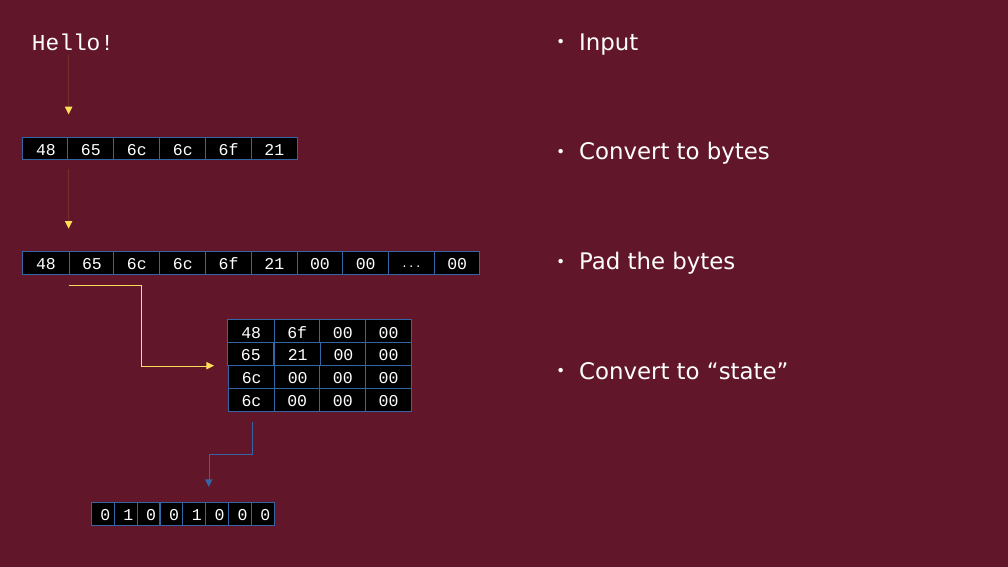
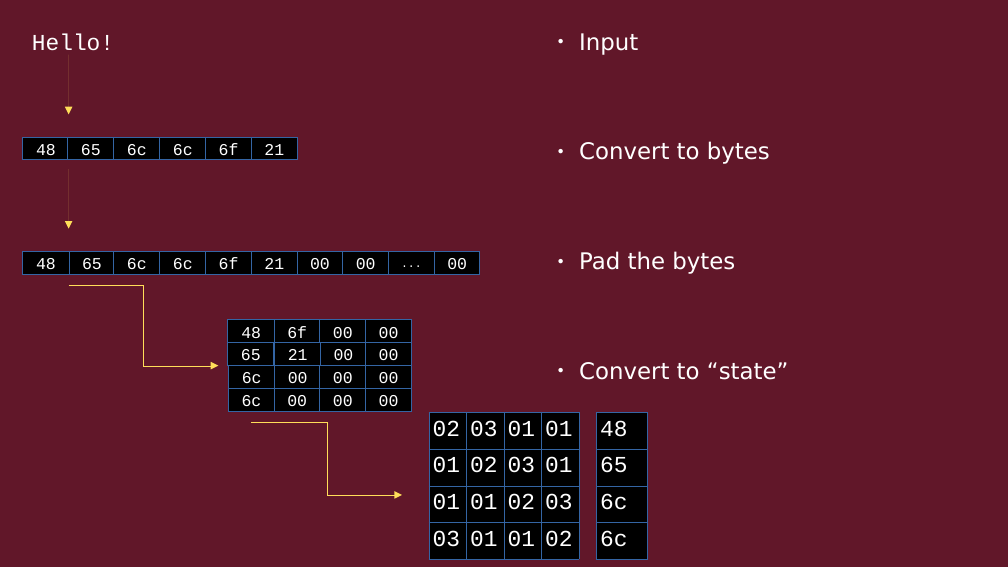
Before and after one commit to Quin-Darcy/seccom, a slide deck: slide 22 of presentation/cryptography_and_network_protocols.odp (slide 29 before the commit). Drawn at 1008x567 pixels with LibreOffice and Linux fonts; fonts in the diff are those of the drawing. Boxes give left, top, right and bottom in pixels: in the first picture for what was removed or moved away, otherwise in the second. Text is boxed around its words. In the diff, an @@ line names an element or a change of style, - is before the commit and + after.

```diff
--- a/presentation/cryptography_and_network_protocols.odp
+++ b/presentation/cryptography_and_network_protocols.odp
@@ elbow arrow moved from (69, 285) - (214, 366) to (69, 285) - (219, 366) @@
@@ table added at [429,413,579,551], 4 rows, 4 columns @@
+02 | 03 | 01 | 01
+01 | 02 | 03 | 01
+01 | 01 | 02 | 03
+03 | 01 | 01 | 02
@@ table added at [596,413,648,551], 4 rows, 1 columns @@
+48
+65
+6c
+6c
@@ elbow arrow removed from (252, 422) to (209, 488) @@
@@ elbow arrow added from (252, 423) to (402, 495), #FFDE59 0 pt @@
@@ rectangle removed at [91,503,114,526] @@
-0
@@ rectangle removed at [114,503,137,526] @@
-1
@@ rectangle removed at [137,503,160,526] @@
-0
@@ rectangle removed at [160,503,183,526] @@
-0
@@ rectangle removed at [183,503,206,526] @@
-1
@@ rectangle removed at [206,503,229,526] @@
-0
@@ rectangle removed at [229,503,252,526] @@
-0
@@ rectangle removed at [252,503,274,526] @@
-0
```
Also in this commit, not shown: 6 other slides changed, 4 slides added, 8 slides removed, 1 other file.
